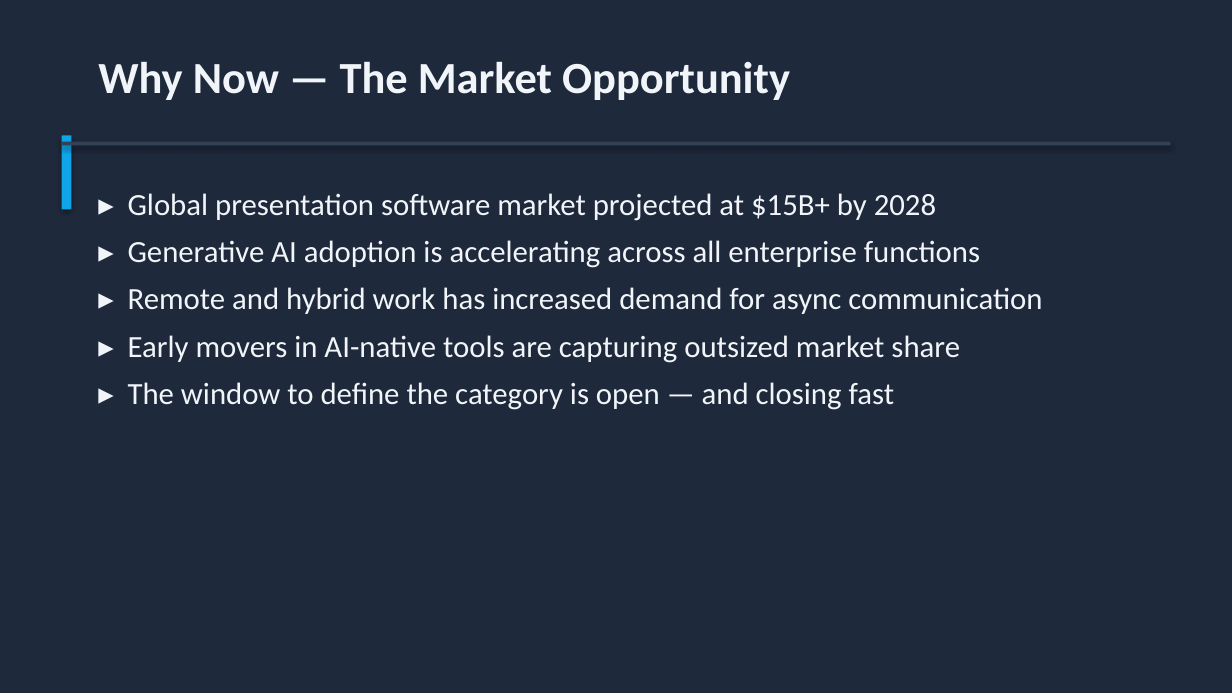
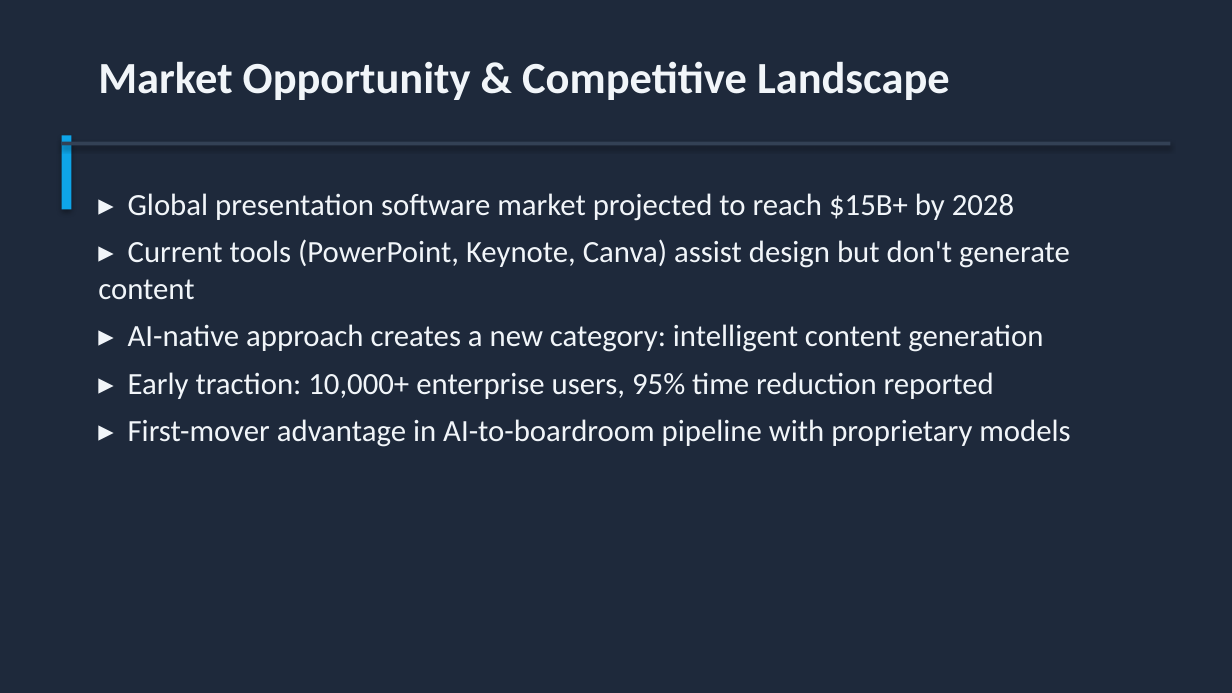
Before and after one commit to Moodswing9/claude-deck-generator, a slide deck: slide 7 of AI_Presentation_Generator_Pitch.pptx (slide 10 before the commit). Drawn at 1232x693 pixels with LibreOffice and Linux fonts; fonts in the diff are those of the drawing. Boxes give left, top, right and bottom in pixels: in the first picture for what was removed or moved away, otherwise in the second. Text is boxed around its words. In the diff, an @@ line names an element or a change of style, - is before the commit and + after.

```diff
--- a/AI_Presentation_Generator_Pitch.pptx
+++ b/AI_Presentation_Generator_Pitch.pptx
@@ text at (98,61,950,100): text changed @@
-Why Now — The Market Opportunity
+Market Opportunity & Competitive Landscape
@@ text at (98,193,1070,447): text changed @@
-▸ Global presentation software market projected at $15B+ by 2028
-▸ Generative AI adoption is accelerating across all enterprise functions
-▸ Remote and hybrid work has increased demand for async communication
-▸ Early movers in AI-native tools are capturing outsized market share
-▸ The window to define the category is open — and closing fast
+▸ Global presentation software market projected to reach $15B+ by 2028
+▸ Current tools (PowerPoint, Keynote, Canva) assist design but don't generate content
+▸ AI-native approach creates a new category: intelligent content generation
+▸ Early traction: 10,000+ enterprise users, 95% time reduction reported
+▸ First-mover advantage in AI-to-boardroom pipeline with proprietary models
```
Also in this commit, not shown: 8 other slides changed, 2 slides added, 2 slides removed, 4 other files.
